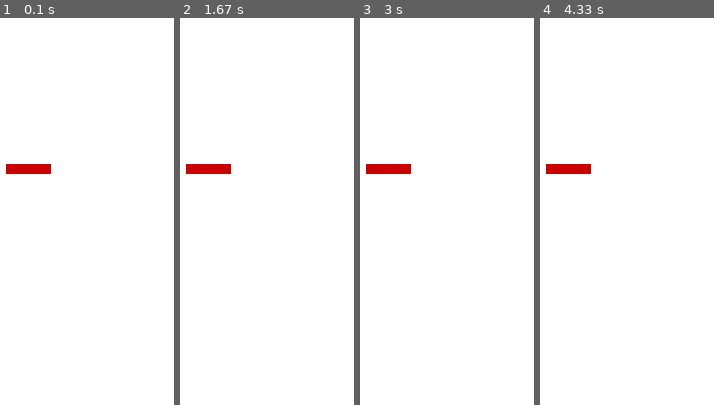
Above: before the commit, frames 1-4 (left to right).
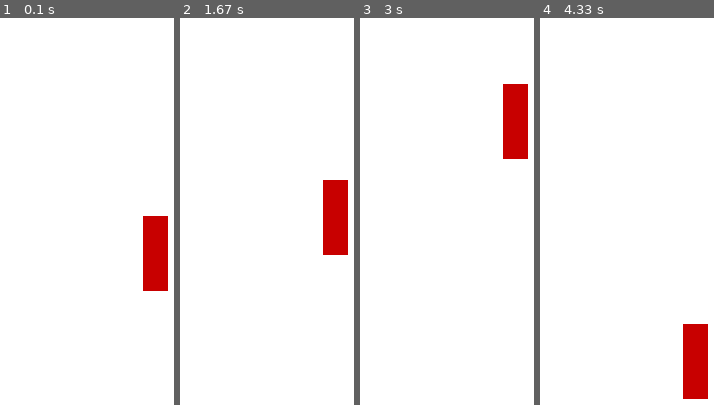
Above: after the commit, the same moments.

Repository: AreesSomani1234/ICD2O
Game: pygame game, started from Unit 6- Python Modules- Python Games/Day 7 - Unit Project/bullet.py
The game is run twice, just before and just after one commit, with the same random seed, the same clock (stepped at 60 frames per second) and the same inputs.
Inputs:
- Up to frame 1 (0.1 s): no input
- Up to frame 2 (1.67 s): no input
- Up to frame 3 (3 s): no input
- Up to frame 4 (4.33 s): no input

The runs differ from the first frame. In frame 1, 3.5% of the frame differs, in the area x 3-97%, y 37-71%; in frame 2, 3.5%; in frame 3, 3.5%; in frame 4, 3.5%.

Commit message:
changes (grey wall)

Diff:
--- a/Unit 6- Python Modules- Python Games/Day 7 - Unit Project/bullet.py
+++ b/Unit 6- Python Modules- Python Games/Day 7 - Unit Project/bullet.py
@@ -16,13 +16,24 @@
 BLUE = (10, 4, 150)
 GREEN = (0,200,8)
 WHITE = (255,255,255)
+x = ((SCREEN_WIDTH / 2) - 12.5)
+y = ((SCREEN_HEIGHT / 2) - 12.5)
+velocity = 3
+
+clock = pygame.time.Clock()
 
 while True:
     screen.fill(WHITE)
-
+    clock.tick(60)
 # (x, y, width, height)
 
-    pygame.draw.rect(screen, RED, (50, 150, 45, 10)) #pole
+
+    y += velocity
+    if y >= SCREEN_HEIGHT - 75 or y <= 0:
+        velocity *= -1
+
+
+    pygame.draw.rect(screen, RED, (x , y, 25, 75)) #pole
 
 
     # Update the display
--- a/Unit 6- Python Modules- Python Games/Day 7 - Unit Project/gameproject.py
+++ b/Unit 6- Python Modules- Python Games/Day 7 - Unit Project/gameproject.py
@@ -23,7 +23,7 @@
 GREEN = (0, 255, 0)
 BLUE = (0, 0, 255)
 BROWN = (139, 69, 19)
-GREY = (128, 128, 128)
+GRAY = (128, 128, 128)
 YELLOW = (255, 255, 0)
 
 #Screen Setup
@@ -38,11 +38,16 @@
 left_score = 0
 right_score = 0
 
-#powerup sizes/location/stats
-powerup_size = random.randint(25,50)
-powerup_x = random.randint(200, SCREEN_WIDTH - 200)
-powerup_y = random.randint(0, SCREEN_HEIGHT - powerup_size)
-number_of_powerups_used = 0
+# Yellow (score) powerup sizes/location/stats
+yellow_powerup_size = random.randint(25,50)
+yellow_powerup_x = random.randint(200, SCREEN_WIDTH - 200)
+yellow_powerup_y = random.randint(0, SCREEN_HEIGHT - yellow_powerup_size)
+
+# Grey Wall
+grey_wall_x = ((SCREEN_WIDTH / 2) - 12.5)
+grey_wall_y = ((SCREEN_HEIGHT / 2) - 12.5)
+grey_wall_velocity = 3
+
 
 #Paddle Sizes
 paddle_left_location_x = 40
@@ -86,8 +91,10 @@
 running = True
 while running:
     screen.fill(WHITE)
+
     #clock
     clock.tick(60)
+
     #Paddles
     pygame.draw.circle(screen, BLACK, (paddle_left_location_x, paddle_left_location_y), paddle_radius)
     pygame.draw.circle(screen, RED, (paddle_right_location_x, paddle_right_location_y), paddle_radius)
@@ -142,7 +149,7 @@
         paddle_right_location_y = min(paddle_right_location_y, SCREEN_HEIGHT - paddle_radius) # player does not move past bottom edge
 
     #Left Shooting movement
-    if (keys[pygame.K_d]) and (left_bullet_motion == False) and (bullet_count_left <= 5):
+    if (keys[pygame.K_d]) and (left_bullet_motion == False) and (bullet_count_left <= 15):
         left_bullet = pygame.Rect(paddle_left_location_x + paddle_radius, paddle_left_location_y , bullet_length, bullet_width)
         bullet_count_left += 1
         left_bullet_motion = True
@@ -156,7 +163,7 @@
 
 
     #Right Shooting movement
-    if (keys[pygame.K_LEFT]) and (right_bullet_motion == False) and (bullet_count_right <= 5):
+    if (keys[pygame.K_LEFT]) and (right_bullet_motion == False) and (bullet_count_right <= 15):
         right_bullet = pygame.Rect(paddle_right_location_x - bullet_length + paddle_radius, paddle_right_location_y, bullet_length, bullet_width)
         bullet_count_right += 1
         right_bullet_motion = True
@@ -190,81 +197,67 @@
         pygame.mixer.Sound.play(bullet_hit)
 
 
-    #Powerup creation
-
-    pygame.draw.rect(screen, GREEN, (powerup_x, powerup_y, powerup_size, powerup_size))
-
-    #Rectangle around powerup
-    powerup = pygame.Rect(powerup_x, powerup_y, powerup_size, powerup_size)
-
-    #left bullet collision with powerup
-    if left_bullet.colliderect(powerup): #Length formula math.sqrt((x-x)^2 + (y-y)^2)
-        left_random = random.randint(0,8)
+    # Yellow (score) Powerup creation
+    pygame.draw.rect(screen, GREEN, (yellow_powerup_x, yellow_powerup_y, yellow_powerup_size, yellow_powerup_size))
+
+    #Rectangle around yellow (score) powerup
+    yellow_powerup = pygame.Rect(yellow_powerup_x, yellow_powerup_y, yellow_powerup_size, yellow_powerup_size)
+
+    #left bullet collision with yellow powerup
+    if left_bullet.colliderect(yellow_powerup):
+        left_random_yellow_powerup = random.randint(0,4)
         left_bullet = pygame.Rect(0,0,1000,-1000)
 
-        if left_random == 1:
+        if left_random_yellow_powerup == 1:
             left_score += 1
 
-        elif left_random == 2:
+        elif left_random_yellow_powerup == 2:
             right_score -= 1
 
-        elif left_random == 3:
+        elif left_random_yellow_powerup == 3:
             left_score += 2
 
-        elif left_random == 4:
-            right_score -= 2
-
-        elif left_random == 5:
-            bullet_speed += 1
-
-        elif left_random == 6:
-            ball_radius -= 1
-
-        elif left_random == 7:
-            ball_radius += 1
-
-        elif left_random == 8:
+        elif left_random_yellow_powerup == 4:
             left_score += 3
 
 
-        powerup_size = random.randint(25,50)
-        powerup_x = random.randint(200, SCREEN_WIDTH - 200)
-        powerup_y = random.randint(0, SCREEN_HEIGHT - powerup_size)
-
-    #Right bullet collision with powerup
-    if right_bullet.colliderect(powerup): #Length formula math.sqrt((x-x)^2 + (y-y)^2)
-        right_random = random.randint(0,8)
+        yellow_powerup_size = random.randint(25,50)
+        yellow_powerup_x = random.randint(200, SCREEN_WIDTH - 200)
+        yellow_powerup_y = random.randint(0, SCREEN_HEIGHT - yellow_powerup_size)
+
+    #Right bullet collision with yellow powerup
+    if right_bullet.colliderect(yellow_powerup): #Length formula math.sqrt((x-x)^2 + (y-y)^2)
+        right_random_yellow_powerup = random.randint(0,8)
         right_bullet = pygame.Rect(0,0,1000,-1000)
 
-        if right_random == 1:
+        if right_random_yellow_powerup == 1:
             right_score += 1
 
-        elif right_random == 2:
+        elif right_random_yellow_powerup == 2:
             left_score -= 1
 
-        elif right_random == 3:
+        elif right_random_yellow_powerup == 3:
             right_score += 2
 
-        elif right_random == 4:
-            left_score -= 2
-
-        elif right_random == 5:
-            ball_speed_x += 1
-            ball_speed_y += 1
-
-        elif right_random == 6:
-            ball_radius -= 1
-
-        elif right_random == 7:
-            ball_radius += 1
-
-        elif right_random == 8:
+        elif right_random_yellow_powerup == 4:
             right_score += 3
 
 
-        powerup_size = random.randint(25,50)
-        powerup_x = random.randint(200, SCREEN_WIDTH - 200)
-        powerup_y = random.randint(0, SCREEN_HEIGHT - powerup_size)
+        yellow_powerup_size = random.randint(25,50)
+        yellow_powerup_x = random.randint(200, SCREEN_WIDTH - 200)
+        yellow_powerup_y = random.randint(0, SCREEN_HEIGHT - yellow_powerup_size)
+
+
+    #Grey Wall creation
+    pygame.draw.rect(screen, GRAY, (grey_wall_x , grey_wall_y, 25, 75))
+
+    #Rectangle around grey wall
+    pygame.Rect(grey_wall_x , grey_wall_y, 25, 75)
+
+    #Grey Wall in motion
+    grey_wall_y += grey_wall_velocity
+    if grey_wall_y >= SCREEN_HEIGHT - 75 or grey_wall_y <= 0:
+        grey_wall_velocity *= -1
 
 
     #Scoring
@@ -280,7 +273,7 @@
     center_text = (SCREEN_HEIGHT // 1.6, SCREEN_WIDTH // 20)
     screen.blit(text, (center_text))
 
-    if (left_score >= 100) or (right_score >= 100):
+    if (left_score >= 10) or (right_score >= 10):
         text = font.render(f"Game Over", True, BLACK)
         center_text = (SCREEN_WIDTH // 3, SCREEN_HEIGHT // 2)
         screen.blit(text, (center_text))
